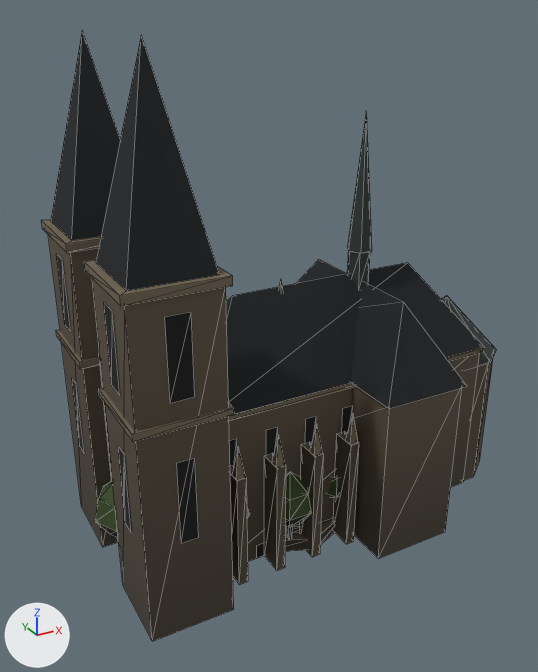
An edit to the glTF model public/assets/cityprops.glb, drawn before and after from the same camera.
The view is the same before and after, from a camera (50 mm lens) standing at (-42.6, -74.5, 64.0) and looking at (-1.1, 0.9, 26.3). The lights are fixed; the arrows at lower left show +X, +Y and +Z. The first picture is the older version. Mesh edges are drawn as thin lines. Objects named as collision shapes, trigger or cutter boxes, shadow casters or lower levels of detail are left out. Vertices at exactly the same position are counted once.

The first picture shows 'cathedral_lod0', 'grove', 'monument', 'tree_row' and 1 more.
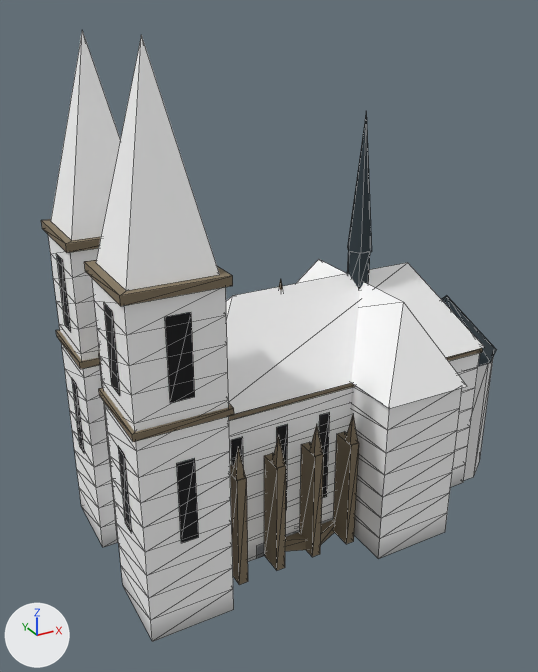
Pixel boxes [x1, y1, x2, y2] of what changed, in the pictures (538 x 672 px; the box of a moved part takes in the faces that stretch with it):
'grove', deleted: before [247, 472, 339, 538]
'tree_row', deleted: before [96, 481, 118, 538]
'monument', reshaped (mostly hidden): before [257, 279, 333, 558]; after [257, 279, 331, 558]
part 2 of me_cathedral_lod0, moved or reshaped: before [230, 439, 237, 466]; after [231, 437, 243, 466]
part 3 of me_cathedral_lod0, moved or reshaped: before [266, 427, 278, 456]; after [277, 424, 288, 510]
part 4 of me_cathedral_lod0, moved or reshaped: before [305, 416, 316, 444]; after [319, 412, 330, 498]
part 5 of me_cathedral_lod0, deleted: before [342, 406, 352, 433]
part 6 of me_cathedral_lod0, added: after [48, 235, 480, 642]
part 7 of me_cathedral_lod0, recoloured (lighter): [41, 31, 494, 585] in both

Diff of the bpy script that builds the scene:
```diff
--- a/public/assets/cityprops.glb.py
+++ b/public/assets/cityprops.glb.py
@@ me_monument @@
 # used by ob_monument; location = (0.0, 0.0, 0.0)
-me_monument.from_pydata(...)  # 84 vertices, 104 faces; spans x -7.5..7.5, y -7.5..7.5, z 0.0..34.0
+me_monument.from_pydata(...)  # 88 vertices, 112 faces; spans x -7.5..7.5, y -7.5..7.5, z 0.0..34.0
+# me_monument part 1: 96 kept faces spanning x -7.5..7.5, y -7.5..7.5, z 0.0..34.0 get new vertex colours; the middle colour goes from brown #5d5242 to brown #82745d
+# edits to the shape of me_monument do not show in these pictures
 me_monument.materials.append(mat_m_city)
@@ me_cathedral_lod0 @@
 # used by ob_cathedral_lod0; location = (0.0, 0.0, 0.0)
-me_cathedral_lod0.from_pydata(...)  # 375 vertices, 359 faces; spans x -24.5..34.8, y -15.4..15.4, z 0.0..62.0
+me_cathedral_lod0.from_pydata(...)  # 543 vertices, 707 faces; spans x -24.5..34.8, y -15.4..15.4, z 0.0..62.0
+# me_cathedral_lod0 part 2: the loose piece of 4 vertices spanning x -11.6..-10.1, y -7.6, z 6.0..18.5 is moved by (0.8, 0.0, 0.0)
+# me_cathedral_lod0 part 3: the loose piece of 4 vertices spanning x -6.2..-4.7, y -7.6, z 6.0..18.5 is moved by (1.4, 0.0, 0.0)
+# me_cathedral_lod0 part 4: the loose piece of 4 vertices spanning x -0.8..0.8, y -7.6, z 6.0..18.5 is moved by (2.0, 0.0, 0.0)
+# me_cathedral_lod0 part 5: the loose piece of 4 vertices spanning x 4.7..6.2, y -7.6, z 6.0..18.5 is deleted
+# me_cathedral_lod0 part 6: 176 vertices added at x -24.0..27.0, y -15.0..15.0, z 3.0..36.9
+# me_cathedral_lod0 part 7: 263 kept faces spanning x -24.5..34.8, y -15.4..15.4, z 0.0..62.0 get new vertex colours
+# other edits to the shape of me_cathedral_lod0 do not show in these pictures
 me_cathedral_lod0.materials.append(mat_m_city)
@@ ob_tree_row @@
-ob_tree_row = bpy.data.objects.new('tree_row', me_tree_row)
-ob_tree_row.location = (0.0, 0.0, 0.0)
@@ ob_grove @@
-ob_grove = bpy.data.objects.new('grove', me_grove)
-ob_grove.location = (0.0, 0.0, 0.0)
```
